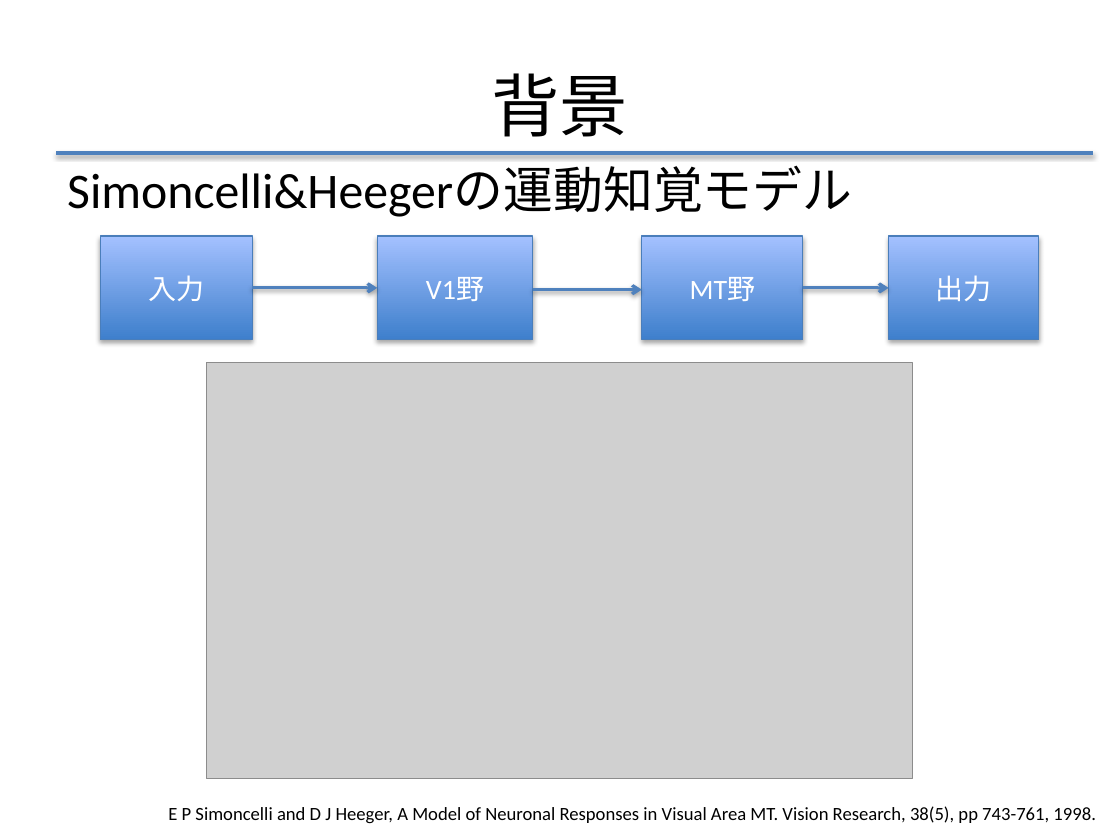
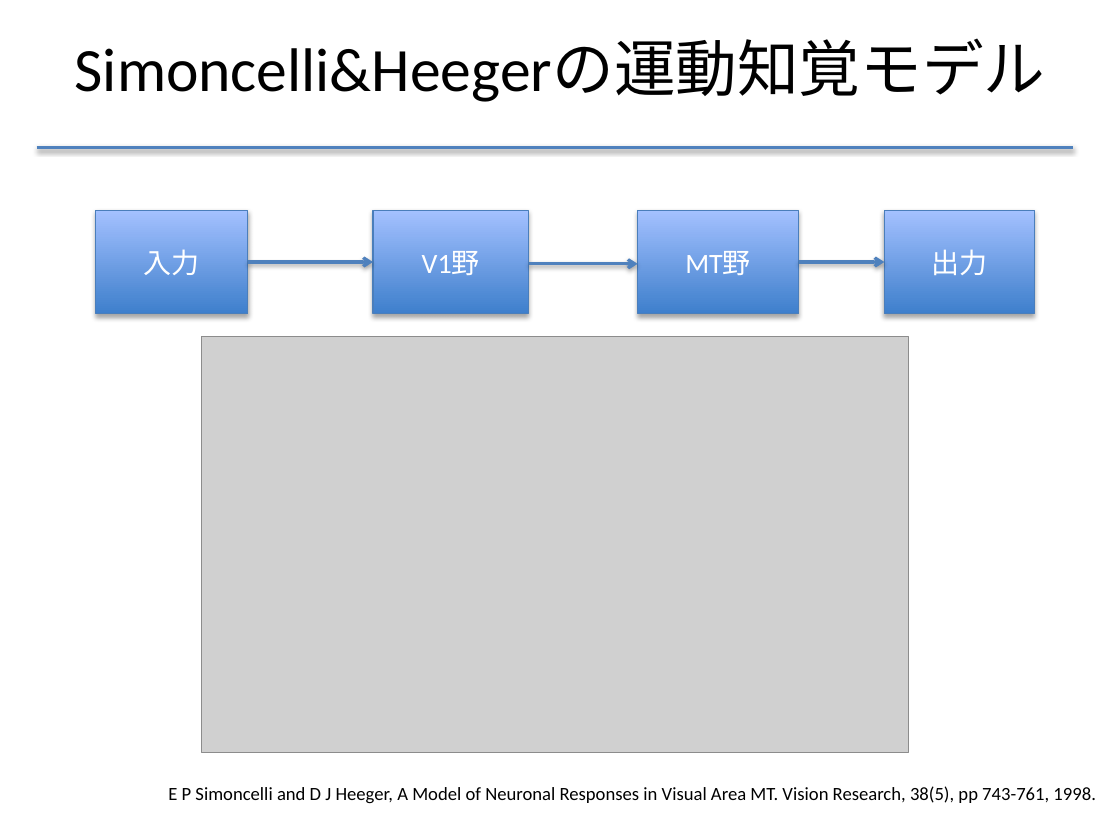
Before and after one commit to f-akazawa/akaz_uecdevelop, a slide deck: slide 6 of doc/中間発表資料.pptx (slide 7 before the commit). Drawn at 1120x840 pixels with LibreOffice and Linux fonts; fonts in the diff are those of the drawing; grey boxes stand for pictures. Boxes give left, top, right and bottom in pixels: in the first picture for what was removed or moved away, otherwise in the second. Text is boxed around its words. In the diff, an @@ line names an element or a change of style, - is before the commit and + after.

```diff
--- a/doc/中間発表資料.pptx
+++ b/doc/中間発表資料.pptx
@@ title at <box>75,40,1046,102</box>: text changed; size 44 to 39.6 pt @@
-背景
+Simoncelli&Heegerの運動知覚モデル
@@ line moved from (56, 153) - (1093, 153) to (37, 148) - (1073, 148) @@
@@ text removed at <box>67,167,852,217</box> @@
-Simoncelli&Heegerの運動知覚モデル
@@ 4 rectangles, 3 arrows, 1 picture: place and size @@
-4 rectangles, 3 arrows, 1 picture at <box>100,236,1038,780</box>
+4 rectangles, 3 arrows, 1 picture at <box>96,211,1035,754</box>
@@ text "E P Simoncelli and D ...": place and size @@
-text "E P Simoncelli and D ..." at <box>168,806,1096,824</box>
+text "E P Simoncelli and D ..." at <box>168,786,1096,804</box>
```
Also in this commit, not shown: 4 other slides changed, 1 slide added, 2 slides removed.
